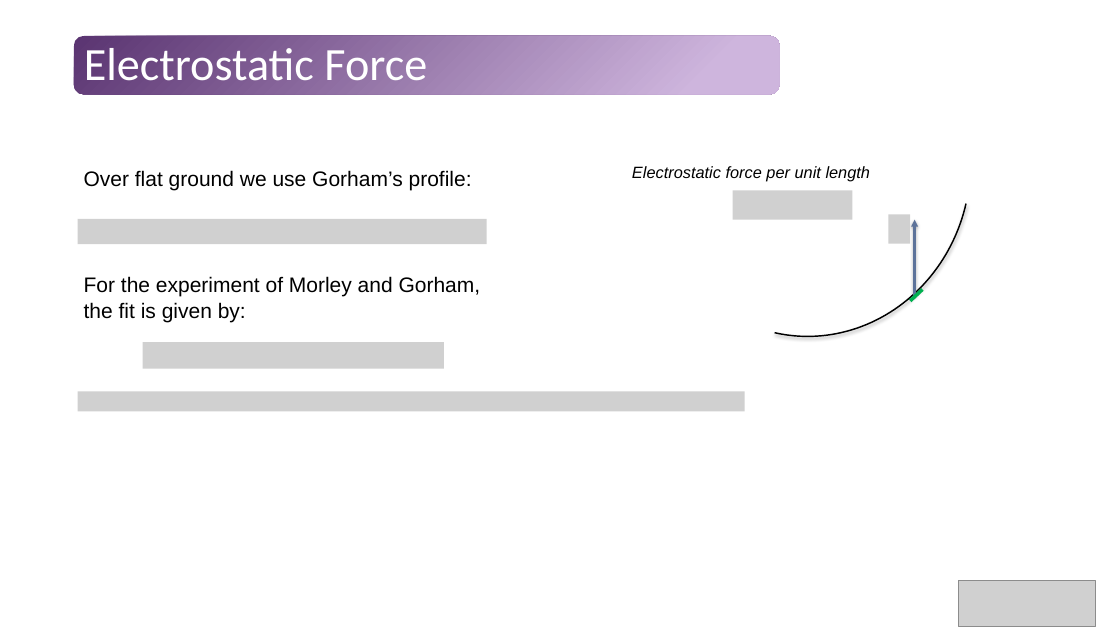
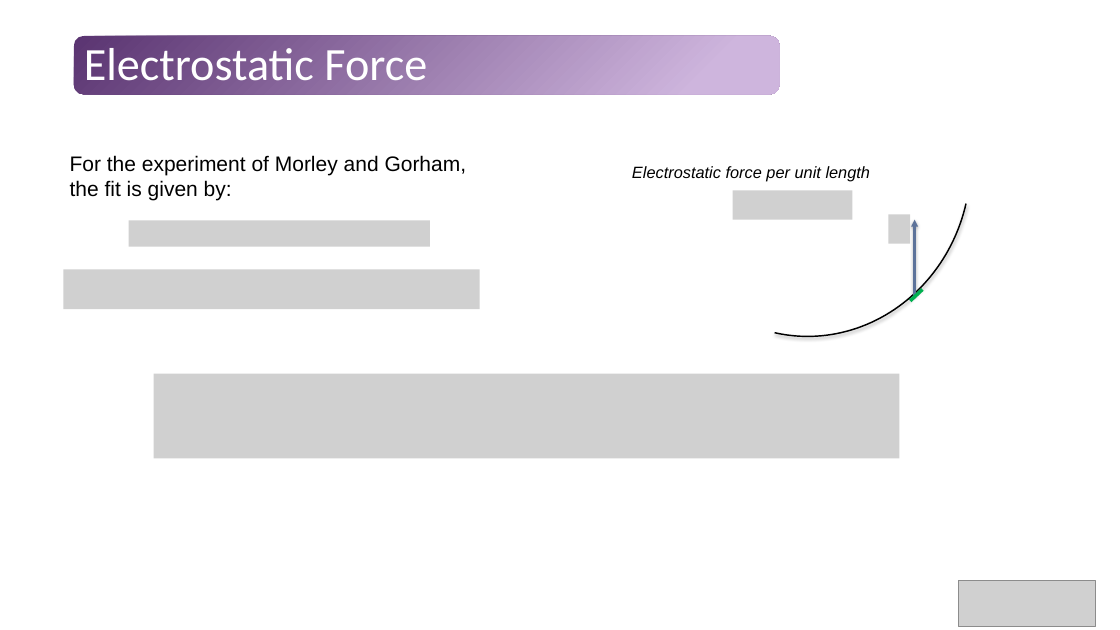
Before and after one commit to Tavi681/PoliPhysics, a slide deck: slide 8 of Tema 1/paper/Tema1.pptx. Drawn at 1120x630 pixels with LibreOffice and Linux fonts; fonts in the diff are those of the drawing; grey boxes stand for pictures. Boxes give left, top, right and bottom in pixels: in the first picture for what was removed or moved away, otherwise in the second. Text is boxed around its words. In the diff, an @@ line names an element or a change of style, - is before the commit and + after.

```diff
--- a/Tema 1/paper/Tema1.pptx
+++ b/Tema 1/paper/Tema1.pptx
@@ text "For the experiment of Morley ...": place and size @@
-text "For the experiment of Morley ..." at <box>84,276,481,322</box>
+text "For the experiment of Morley ..." at <box>70,155,467,200</box>
@@ text removed at <box>84,170,472,190</box> @@
-Over flat ground we use Gorham’s profile:
@@ picture: place and size @@
-picture at <box>77,218,486,244</box>
+picture at <box>129,220,430,246</box>
@@ picture added at <box>64,270,480,309</box> @@
@@ picture removed at <box>143,342,444,368</box> @@
@@ picture added at <box>154,374,900,459</box> @@
@@ picture removed at <box>77,392,744,412</box> @@
```
Also in this commit, not shown: 5 other slides changed, 10 slides added, 2 slides removed, 1 other file.
